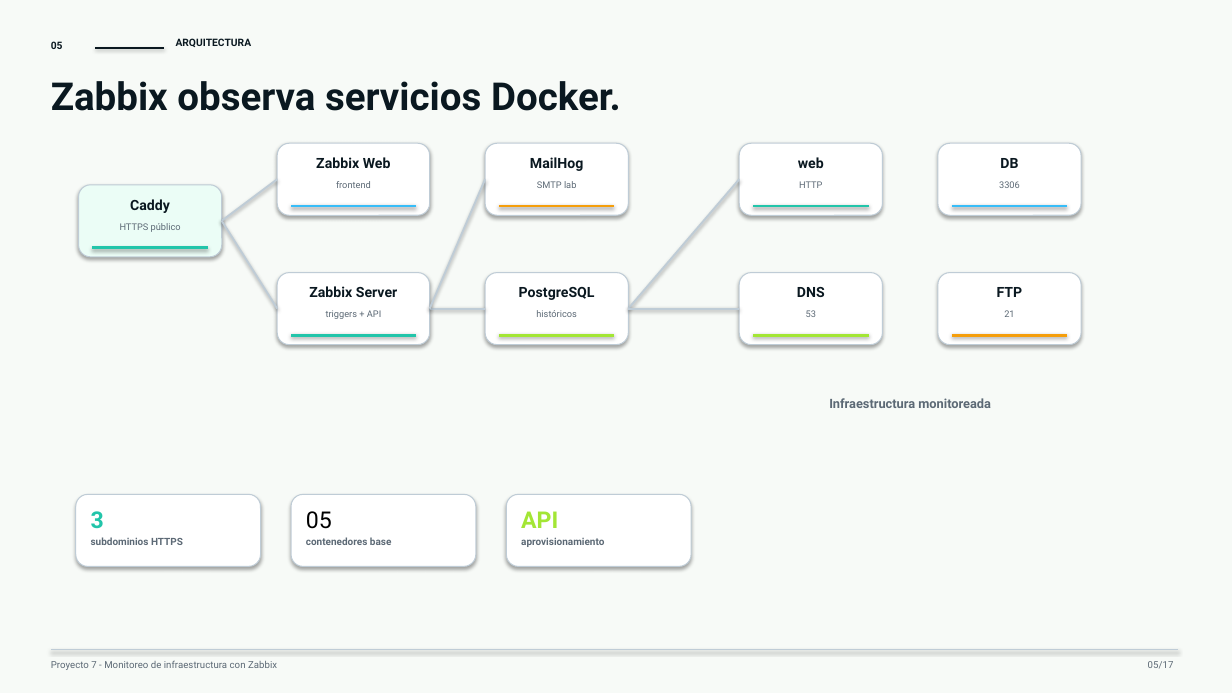
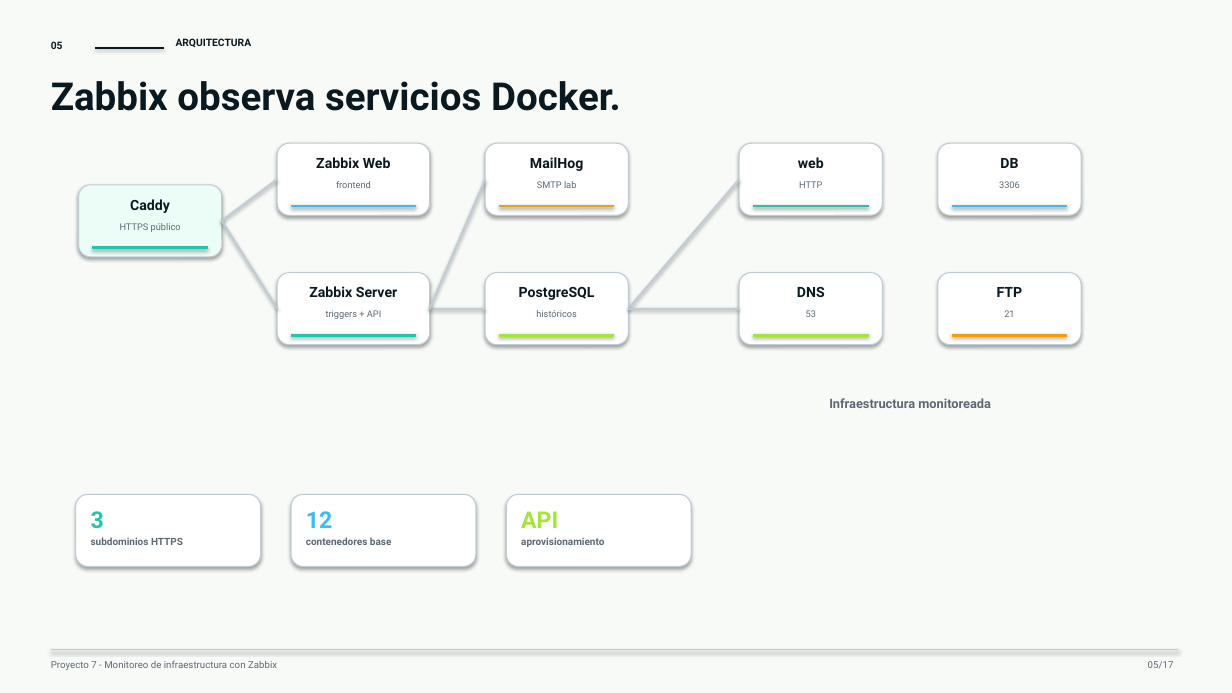
Before and after one commit to ballesterossmartsolutionssas/Proyecto7-Zabbix, a slide deck: slide 5 of entrega-final/Presentacion_Proyecto7_Zabbix.pptx. Drawn at 1232x693 pixels with LibreOffice and Linux fonts; fonts in the diff are those of the drawing. Boxes give left, top, right and bottom in pixels: in the first picture for what was removed or moved away, otherwise in the second. Text is boxed around its words. In the diff, an @@ line names an element or a change of style, - is before the commit and + after.

```diff
--- a/entrega-final/Presentacion_Proyecto7_Zabbix.pptx
+++ b/entrega-final/Presentacion_Proyecto7_Zabbix.pptx
@@ text at <box>306,511,332,528</box>: text changed; text colour #000000 to #38BDF8; bold on @@
-05
+12
```
Also in this commit, not shown: 1 other slide changed, 2 other files.
